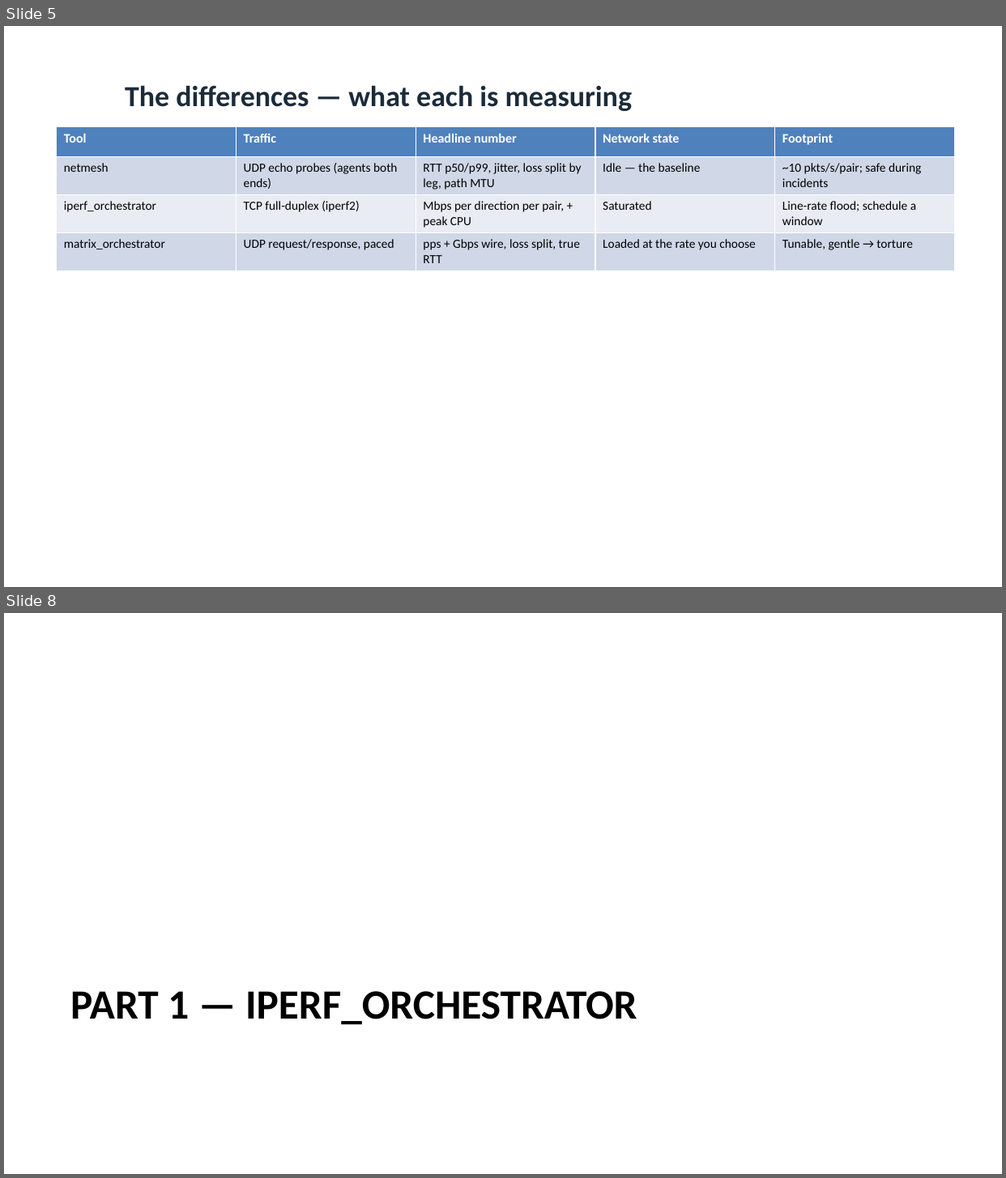
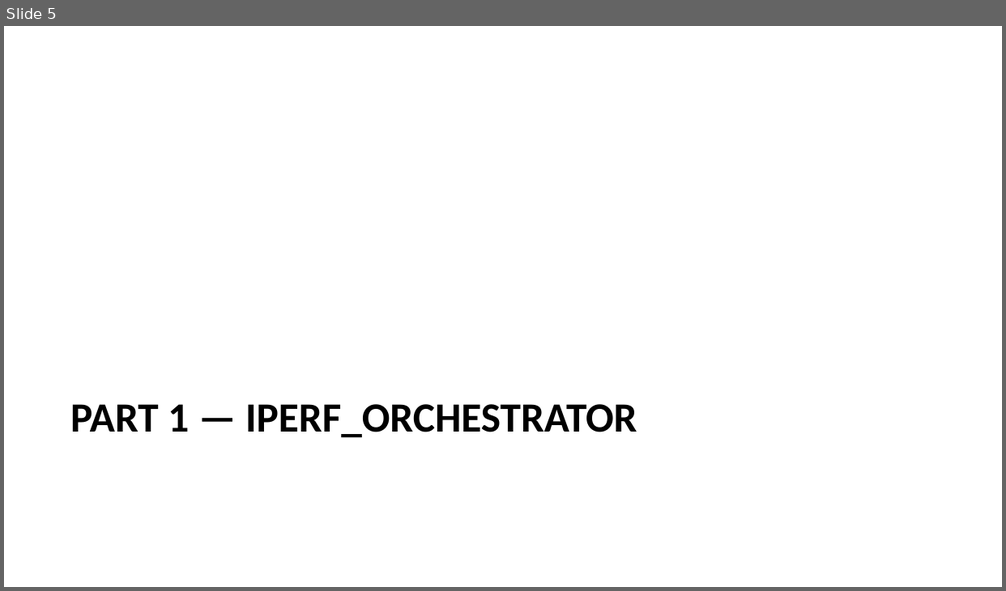
Before and after one commit to MartinGallagher-code/presentations, a slide deck: network-testing/network_testing.pptx. Shown one above the other, each under a label of ours: slides 5 and 8 before the commit, slide 5 after it; the slides between them are not shown. The pictures are 1006x1178 and 1006x591 pixels, drawn with LibreOffice and Linux fonts; fonts in the diff are those of the drawing. Boxes give left, top, right and bottom in pixels: in the first picture for what was removed or moved away, otherwise in the second. Text is boxed around its words. In the diff, an @@ line names an element or a change of style, - is before the commit and + after.

```diff
--- a/network-testing/network_testing.pptx
+++ b/network-testing/network_testing.pptx
@@ slide 5 removed at <box>4,26,1002,587</box>, background #FFFFFF @@
@@ title removed at <box>125,85,632,111</box> @@
-The differences — what each is measuring
@@ table removed at <box>57,127,955,267</box>, 4 rows, 5 columns @@
-Tool | Traffic | Headline number | Network state | Footprint
-netmesh | UDP echo probes (agents both ends) | RTT p50/p99, jitter, loss split by leg, path MTU | Idle — the baseline | ~10 pkts/s/pair; safe during incidents
-iperf_orchestrator | TCP full-duplex (iperf2) | Mbps per direction per pair, + peak CPU | Saturated | Line-rate flood; schedule a window
-matrix_orchestrator | UDP request/response, paced | pps + Gbps wire, loss split, true RTT | Loaded at the rate you choose | Tunable, gentle → torture
@@ what was slide 8 is now slide 5 @@
```
Also in this commit, not shown: 1 slide changed, 3 slides added, 5 other slides removed, 2 other files.
